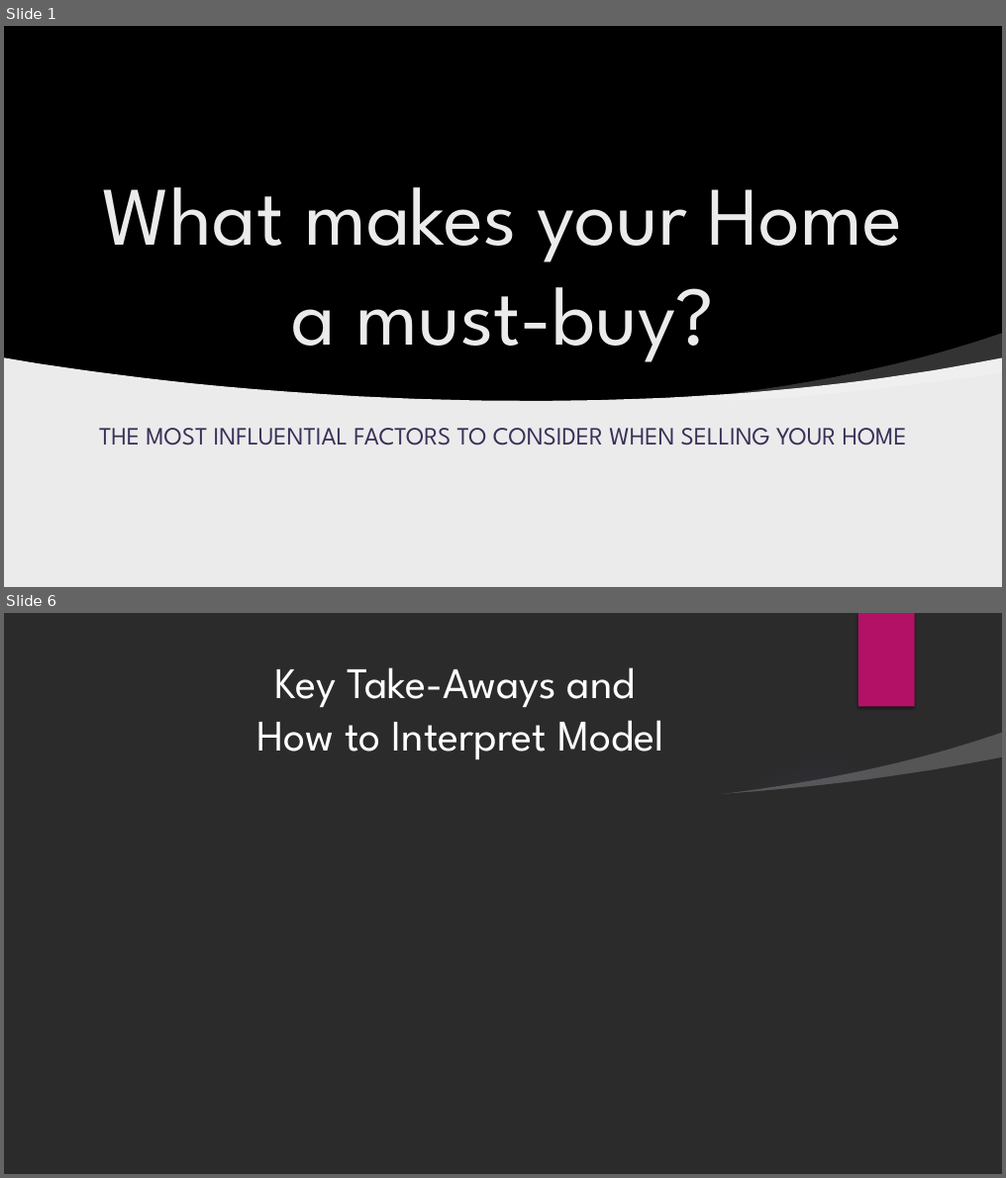
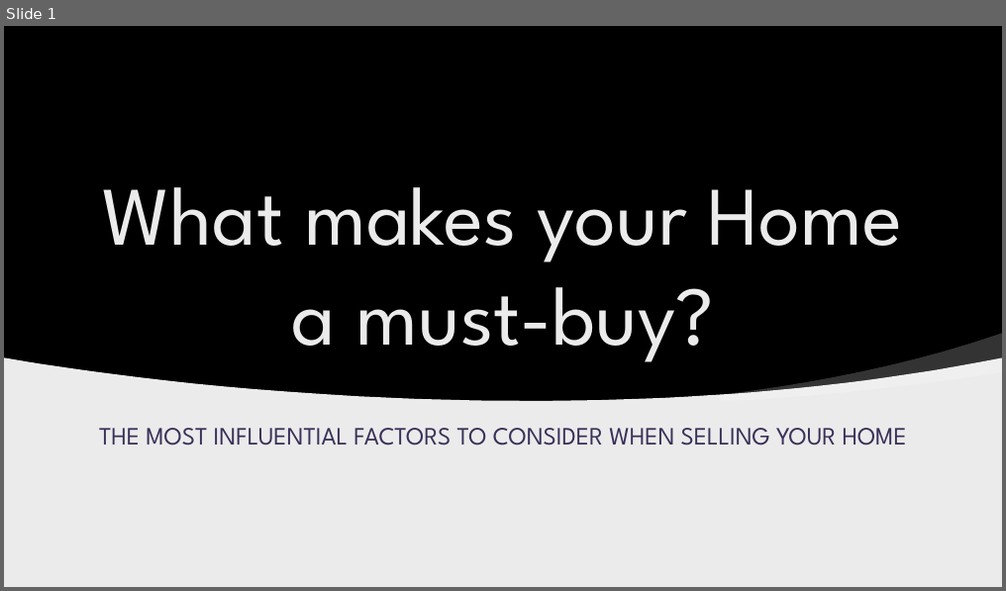
Before and after one commit to Jthomas3425/DSLabsv2, a slide deck: Projects/Mod 1 Final Project/presentation.pptx. Shown one above the other, each under a label of ours: slides 1 and 6 before the commit, slide 1 after it; the slides between them are not shown. The pictures are 1006x1178 and 1006x591 pixels, drawn with LibreOffice and Linux fonts; fonts in the diff are those of the drawing; background and template pictures are left out; a plain dark background stands for a picture behind light text. Boxes give left, top, right and bottom in pixels: in the first picture for what was removed or moved away, otherwise in the second. Text is boxed around its words. In the diff, an @@ line names an element or a change of style, - is before the commit and + after.

Commit message:
Updated model, completed presentation

```diff
--- a/Projects/Mod 1 Final Project/presentation.pptx
+++ b/Projects/Mod 1 Final Project/presentation.pptx
@@ slide 6 removed at bbox=[4, 613, 1002, 1174], background picture (left out) @@
@@ rectangle removed at bbox=[858, 613, 915, 707] @@
@@ title removed at bbox=[256, 667, 663, 760] @@
-Key Take-Aways and
-How to Interpret Model
@@ freeform shape removed at bbox=[4, 758, 1002, 1174] @@
@@ ellipse removed at bbox=[709, 750, 939, 980] @@
@@ freeform shape removed at bbox=[718, 733, 1002, 800] @@
```
Also in this commit, not shown: 4 slides changed, 1 slide added, 1 other file.
